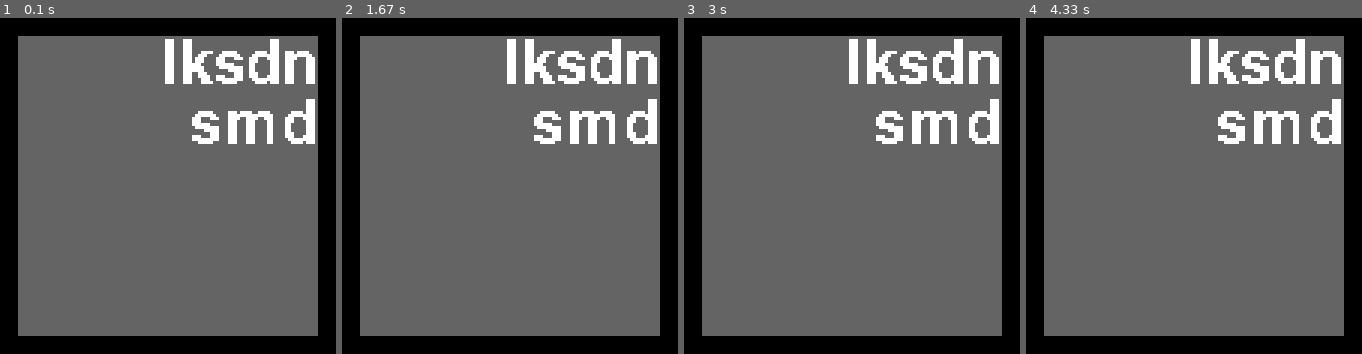
Above: before the commit, frames 1-4 (left to right).
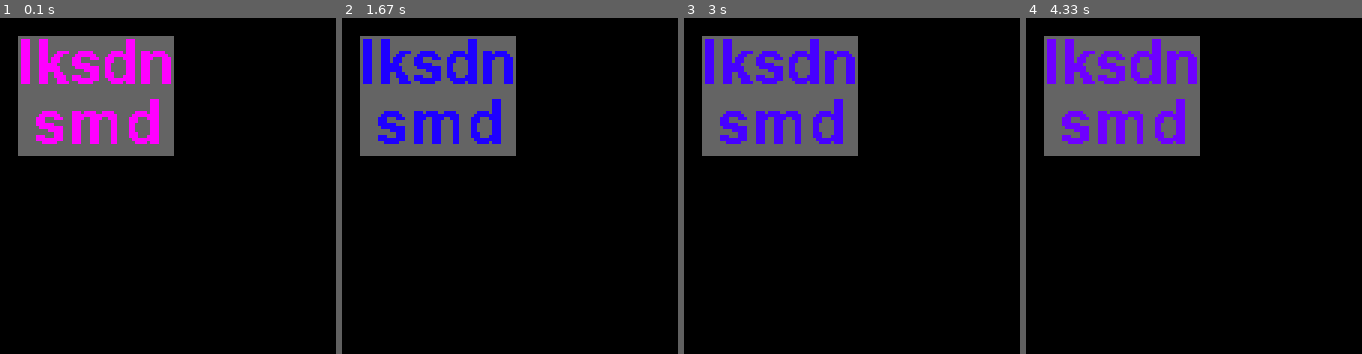
Above: after the commit, the same moments.

Repository: MihailChert/pygame_widgets
Game: pygame game, started from test_lable.py
Two runs of this game, one before a commit and one after it. Both use one fixed random seed, a clock stepped at 60 frames per second and the inputs below.
Inputs:
- Up to frame 1 (0.1 s): no input
- Up to frame 2 (1.67 s): no input
- Up to frame 3 (3 s): no input
- Up to frame 4 (4.33 s): no input

The runs differ from the first frame. In frame 1, 68% of the frame differs, in the area x 5-95%, y 5-95%; in frame 2, 68%; in frame 3, 68%; in frame 4, 68%.

Commit message:
Create and test timer. And fixed rectangle calculation error

Diff:
--- a/lable.py
+++ b/lable.py
@@ -60,22 +60,21 @@
 
 	def calc_rect(self, pos):
 		line_counter = 0
-		max_size = [0 if self.size_range is None else self.size_range.min_w,
-					0 if self.size_range is None else self.size_range.min_h]
-		for line in self.text.split('\n'):
-			line_counter += 1
+		max_size = [0 if self.size_range is None or self.size_range.min_w is None else self.size_range.min_w,
+					0 if self.size_range is None or self.size_range.min_h is None else self.size_range.min_h]
+		for line in self.text.splitlines():
 			if self.size_range is None or self.size_range.max_w is None:
 				size = self.font.size(line)[0]
 				if max_size[0] < size:
 					max_size[0] = size
-			elif self.font.size(line)[0] < self.size_range.max_w\
+			elif self.font.size(line)[0] <= self.size_range.max_w\
 				- self.padding.horizontal_indent():
 				size = self.font.size(line)[0]
 				if max_size[0] < size:
 					max_size[0] = size
 			else:
 				buffer = []
-				line = line.split(' ')
+				line = line.split()
 				while len(line) != 0\
 						or self.font.size(' '.join(line))[0]\
 						> self.size_range.max_w\
@@ -92,6 +91,9 @@
 					line.reverse()
 					buffer = []
 					line_counter += 1
+				else:
+					line_counter -= 1
+			line_counter += 1
 		size = self.font.size('5')[1] * line_counter
 		if self.size_range is None or self.size_range.max_h is None:
 			if size > max_size[1]:
@@ -125,15 +127,16 @@
 	def draw_text(self, drawble=True):
 		# pdb.set_trace()
 		line_counter = -1
-		for line in self.text.split('\n'):
+		for line in self.text.splitlines():
 			line_counter += 1
-			if self.font.size(line)[0] < self.rect.width \
+			if self.font.size(line)[0] <= self.rect.width \
 				- self.padding.horizontal_indent():
 				render = self.font.render(line, False, self.font.color)
 				size = self.font.size(line)
+				# pdb.set_trace()
 			else:
 				buffer = []
-				line = line.split(' ')
+				line = line.split()
 				while len(line) != 0\
 					 or self.font.size(' '.join(line))[0] > self.rect.width\
 					 - self.padding.horizontal_indent():
@@ -144,6 +147,7 @@
 					size = self.font.size(' '.join(line))
 					render = self.font.render(' '.join(line), False, self.font.color)
 					rect = self.get_rect_align(size, line_counter)
+					# pdb.set_trace()
 					self.background.blit(render, rect)
 					line = buffer
 					line.reverse()
@@ -152,6 +156,7 @@
 				render = self.font.render(' '.join(line), False, self.font.color)
 				size = self.font.size(' '.join(line))
 			rect = self.get_rect_align(size, line_counter)
+			# pdb.set_trace()
 			self.background.blit(render, rect)
 
 	def draw(self):
--- a/modules.py
+++ b/modules.py
@@ -36,7 +36,7 @@
 	def __init__(self, font_name=None, font_size=None, font_color=None):
 		self._name = font_name
 		self._size = font_size
-		self._color = font_color
+		self._color = list(font_color)
 		self._font = None
 
 	def __getattr__(self, name):
--- a/test_lable.py
+++ b/test_lable.py
@@ -2,6 +2,8 @@
 import sys
 
 from lable import Lable
+from timer import Timer, TargetTimer
+from modules import SizeRange
 
 pygame.font.init()
 pygame.init()
@@ -11,9 +13,16 @@
 display = pygame.display.set_mode(DISPLAYSIZE)
 pygame.display.set_caption(__file__)
 clock = pygame.time.Clock()
+s_range = SizeRange(None, 60, None, None)
 lable = Lable(display, (100, 100), (None, 30, Lable.default_color),
-	'', (100, 100, 100), 'r', rect_size=(100, 100))
+	'', (100, 100, 100), 'c', size_range=s_range)
 lable.set_text('lksdn\nsmd')
+lable.font.color[1] = 0
+event = pygame.event.Event(Timer.TIMEREVENT)
+timer1 = Timer(0, 20)
+timer1.start()
+timer2 = TargetTimer(1, 500, timer1.start)
+timer2.start()
 
 while True:
 	clock.tick(FPS)
@@ -22,6 +31,14 @@
 		or event.type == pygame.KEYDOWN and event.key == pygame.K_ESCAPE:
 			pygame.quit()
 			sys.exit()
+		if event.type == Timer.TIMEREVENT and event.timer_id == 0:
+			lable.font.color[event.timer_id] += 10
+			# print(lable.font.color)
+			if lable.font.color[event.timer_id] > 255:
+				lable.font.color[event.timer_id] = 0
+				event.timer.stop()
+
+
 
 	display.fill((0, 0, 0))
 	lable.draw()
--- a/timer.py
+++ b/timer.py
@@ -1,2 +1,55 @@
 import pygame
 import threading
+import time, pdb
+
+
+class Timer(threading.Thread):
+	TIMEREVENT = pygame.event.custom_type()
+	def __init__(self, timer_id, time_interval, timer_name=None):
+		super().__init__(daemon=True)
+		self.active = False
+		self.interval = time_interval
+		self.event = pygame.event.Event(Timer.TIMEREVENT)
+		self.event.timer_id = timer_id
+		self.event.timer = self
+		self.event.name = timer_name if timer_name is not None else f'Timer{timer_id}'
+
+	def start(self):
+		# pdb.set_trace()
+		if self.active:
+			return
+		self.active = True
+		if not self.is_alive():
+			super().start()
+
+
+	def run(self):
+		while True:
+			try:
+				if self.active:
+					time.sleep(self.interval / 1000)
+					pygame.event.post(self.event)
+			except Exception as ex:
+				print(ex)
+				break
+
+
+	def stop(self):
+		self.active = False
+
+class TargetTimer(Timer):
+	def __init__(self, timer_id, time_interval, target, timer_name=None):
+		super().__init__(timer_name, time_interval, timer_name)
+		self.target = target
+		self.event.target = target
+
+	def run(self):
+		while True:
+			try:
+				if self.active:
+					time.sleep(self.interval / 1000)
+					pygame.event.post(self.event)
+					self.target()
+			except Exception as ex:
+				print(ex)
+				break
